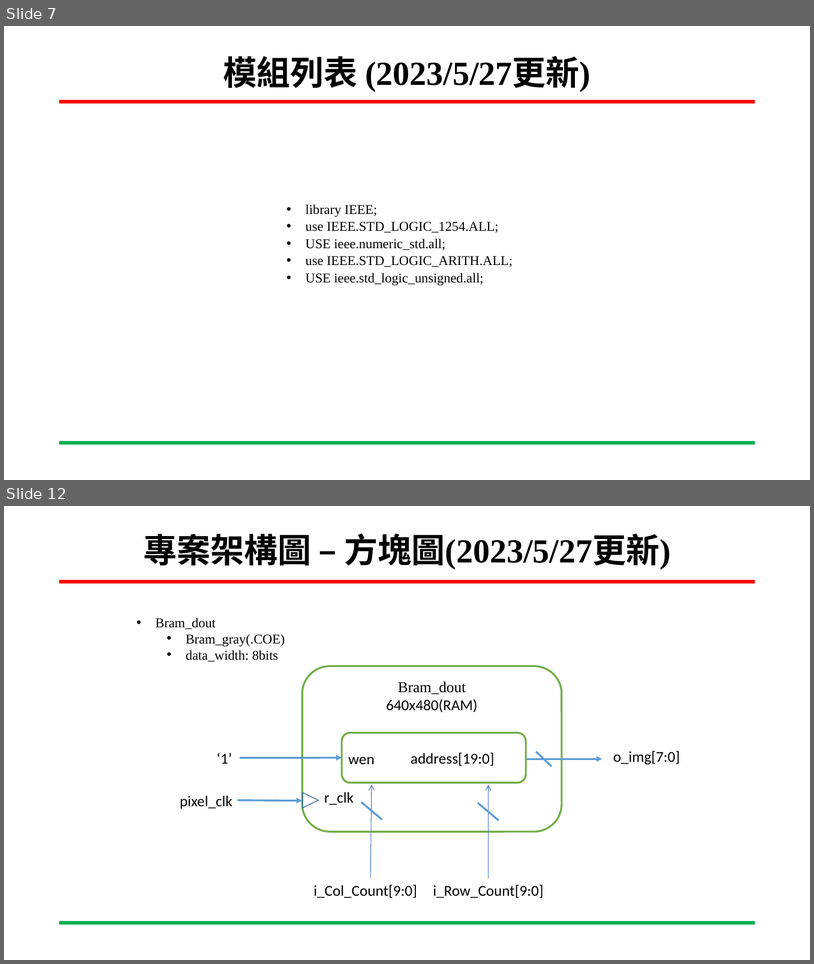
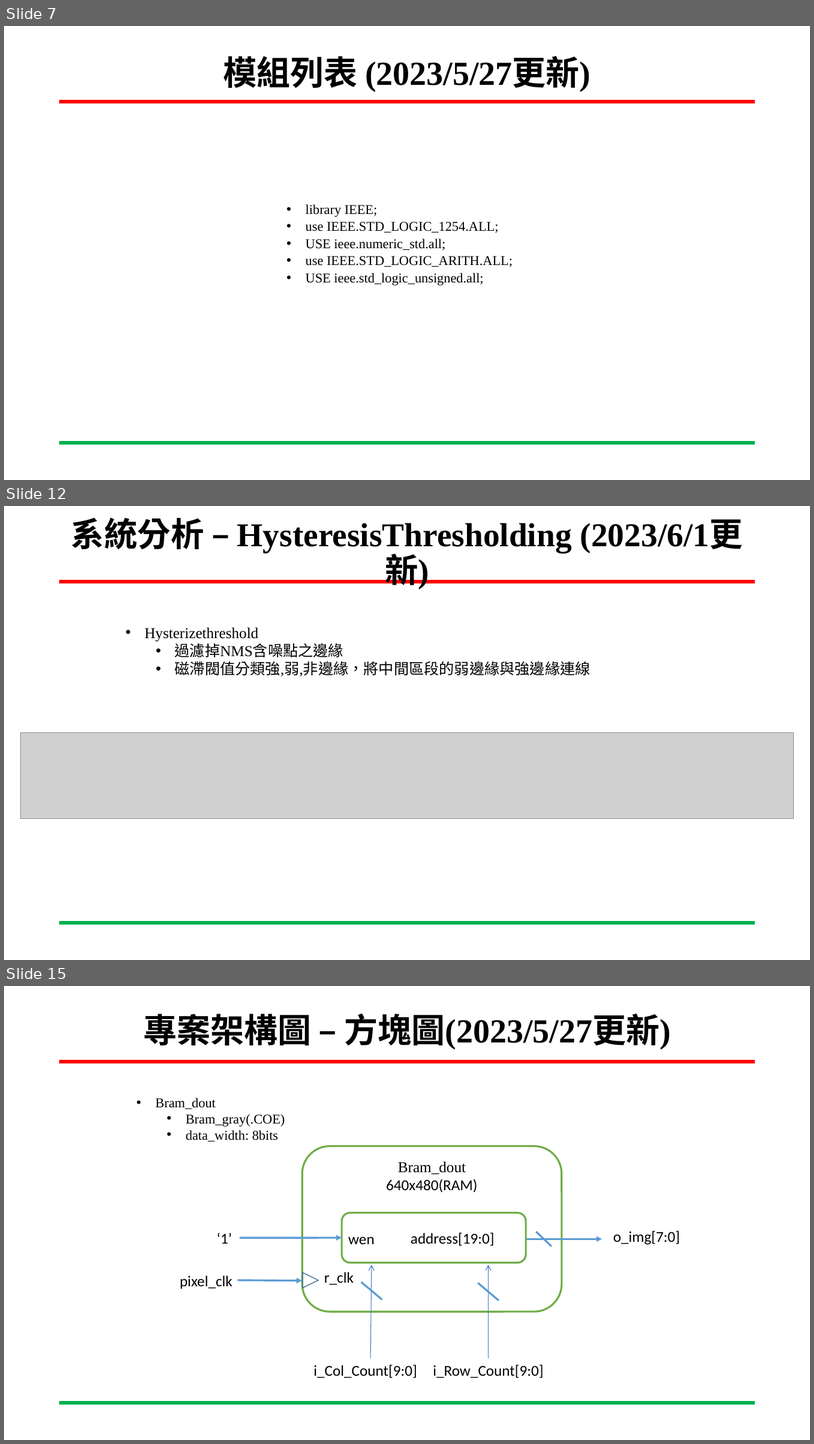
Before and after one commit to ing0331/FPGA, a slide deck: HW8_Canny_BRam/N06-Tutorial/專案進度報告-Canny_VGA-吳東穎-20230607.pptx. Shown one above the other, each under a label of ours: slides 7 and 12 before the commit, slides 7, 12 and 15 after it; the slides between them are not shown. The pictures are 814x964 and 814x1444 pixels, drawn with LibreOffice and Linux fonts; fonts in the diff are those of the drawing; grey boxes stand for pictures; background and template pictures are left out. Boxes give left, top, right and bottom in pixels: in the first picture for what was removed or moved away, otherwise in the second. Text is boxed around its words. In the diff, an @@ line names an element or a change of style, - is before the commit and + after.

```diff
--- a/HW8_Canny_BRam/N06-Tutorial/專案進度報告-Canny_VGA-吳東穎-20230607.pptx
+++ b/HW8_Canny_BRam/N06-Tutorial/專案進度報告-Canny_VGA-吳東穎-20230607.pptx
@@ slide 12 added at box(4, 506, 810, 960), background #FFFFFF; not listed: 2 template elements that a slide beside it also shows @@
@@ title added at box(71, 517, 744, 553), 39.6 pt, text #000000, bold @@
+系統分析 – HysteresisThresholding (2023/6/1更新)
@@ text added at box(144, 627, 591, 676), 18 pt, text #000000 @@
+  • Hysterizethreshold
+    • 過濾掉NMS含噪點之邊緣
+    • 磁滯閥值分類強,弱,非邊緣，將中間區段的弱邊緣與強邊緣連線
@@ picture added at box(20, 733, 794, 818) @@
@@ what was slide 12 is now slide 15 @@
```
Also in this commit, not shown: 5 slides changed, 5 other slides added.
